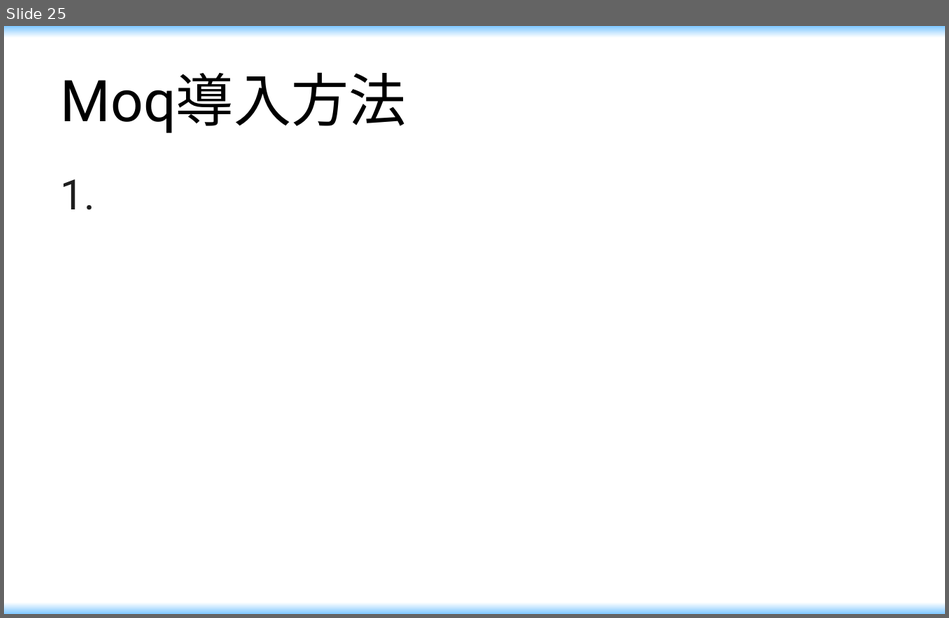
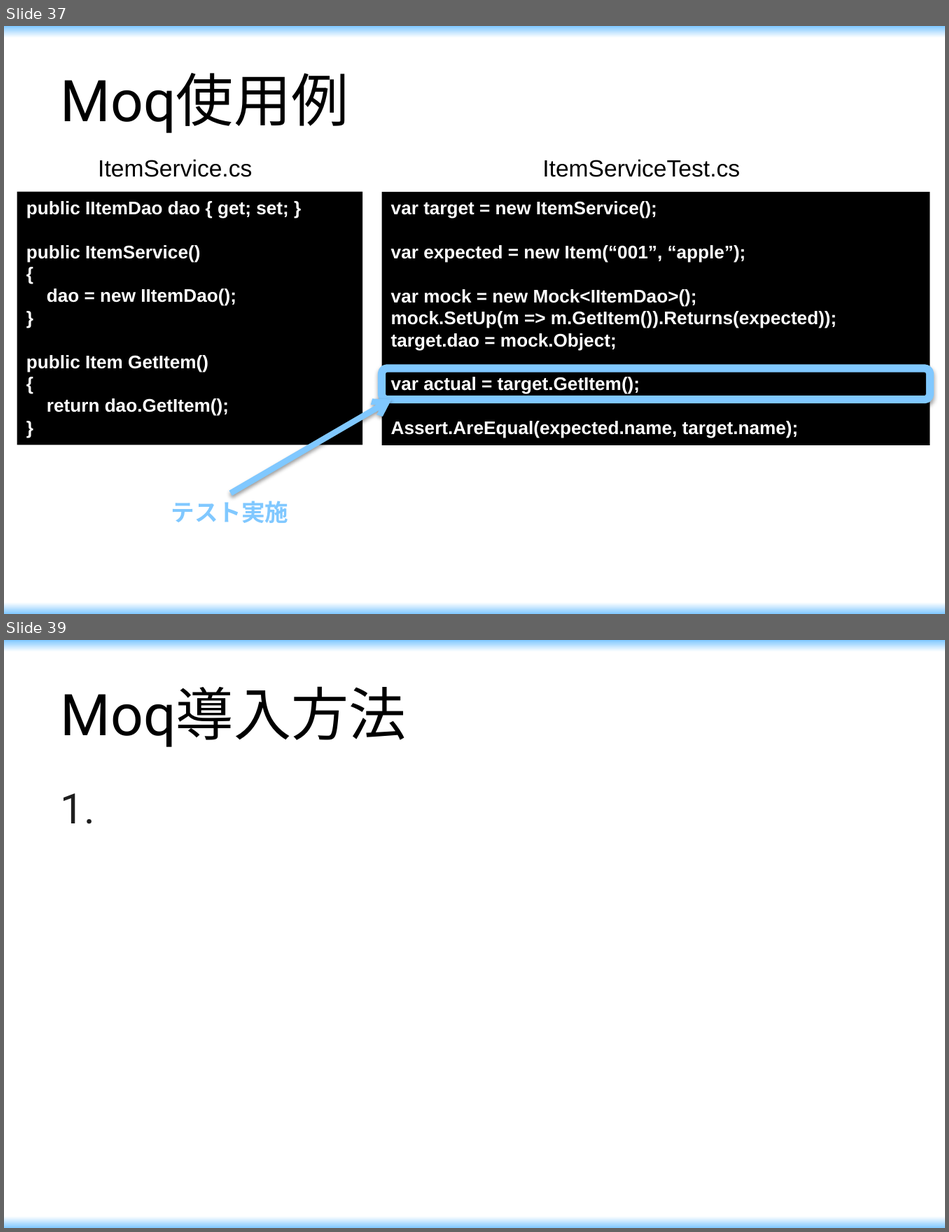
Before and after one commit to maikitakeda/first, a slide deck: document/勉強会.pptx. Shown one above the other, each under a label of ours: slide 25 before the commit, slides 37 and 39 after it; the slides between them are not shown. The pictures are 949x618 and 949x1232 pixels, drawn with LibreOffice and Linux fonts; fonts in the diff are those of the drawing. Boxes give left, top, right and bottom in pixels: in the first picture for what was removed or moved away, otherwise in the second. Text is boxed around its words. In the diff, an @@ line names an element or a change of style, - is before the commit and + after.

```diff
--- a/document/勉強会.pptx
+++ b/document/勉強会.pptx
@@ slide 37 added at [4,26,945,614], background gradient #80C8FF to #FFFFFF @@
@@ title added at [61,73,349,133], 44 pt, text #000000 @@
+Moq使用例
@@ text added at [98,159,252,177], 18 pt, text #000000 @@
+ItemService.cs
@@ text added at [542,159,740,177], 18 pt, text #000000 @@
+ItemServiceTest.cs
@@ rectangle added at [17,192,362,445], fill #000000, 14 pt, text #FFFFFF, bold @@
+public IItemDao dao { get; set; }
+public ItemService()
+{
+dao = new IItemDao();
+}
+public Item GetItem()
+{
+return dao.GetItem();
+}
@@ rectangle added at [381,192,929,445], fill #000000, 14 pt, text #FFFFFF, bold @@
+var target = new ItemService();
+var expected = new Item(“001”, “apple”);
+var mock = new Mock<IItemDao>();
+mock.SetUp(m => m.GetItem()).Returns(expected));
+target.dao = mock.Object;
+var actual = target.GetItem();
+Assert.AreEqual(expected.name, target.name);
@@ rounded rectangle added at [381,368,929,400], outline #80C8FF 6 pt @@
@@ arrow added from (231, 494) to (392, 400), #80C8FF 4.5 pt @@
@@ text added at [171,497,289,523], 18 pt, text #80C8FF, bold @@
+テスト実施
@@ what was slide 25 is now slide 39 @@
```
Also in this commit, not shown: 3 slides changed, 21 other slides added, 1 slide removed.
